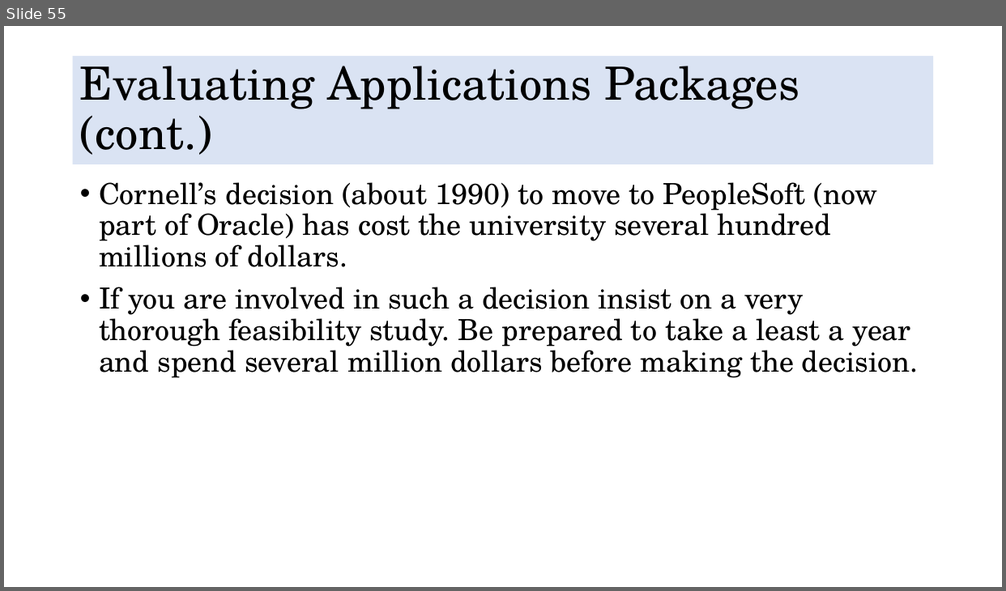
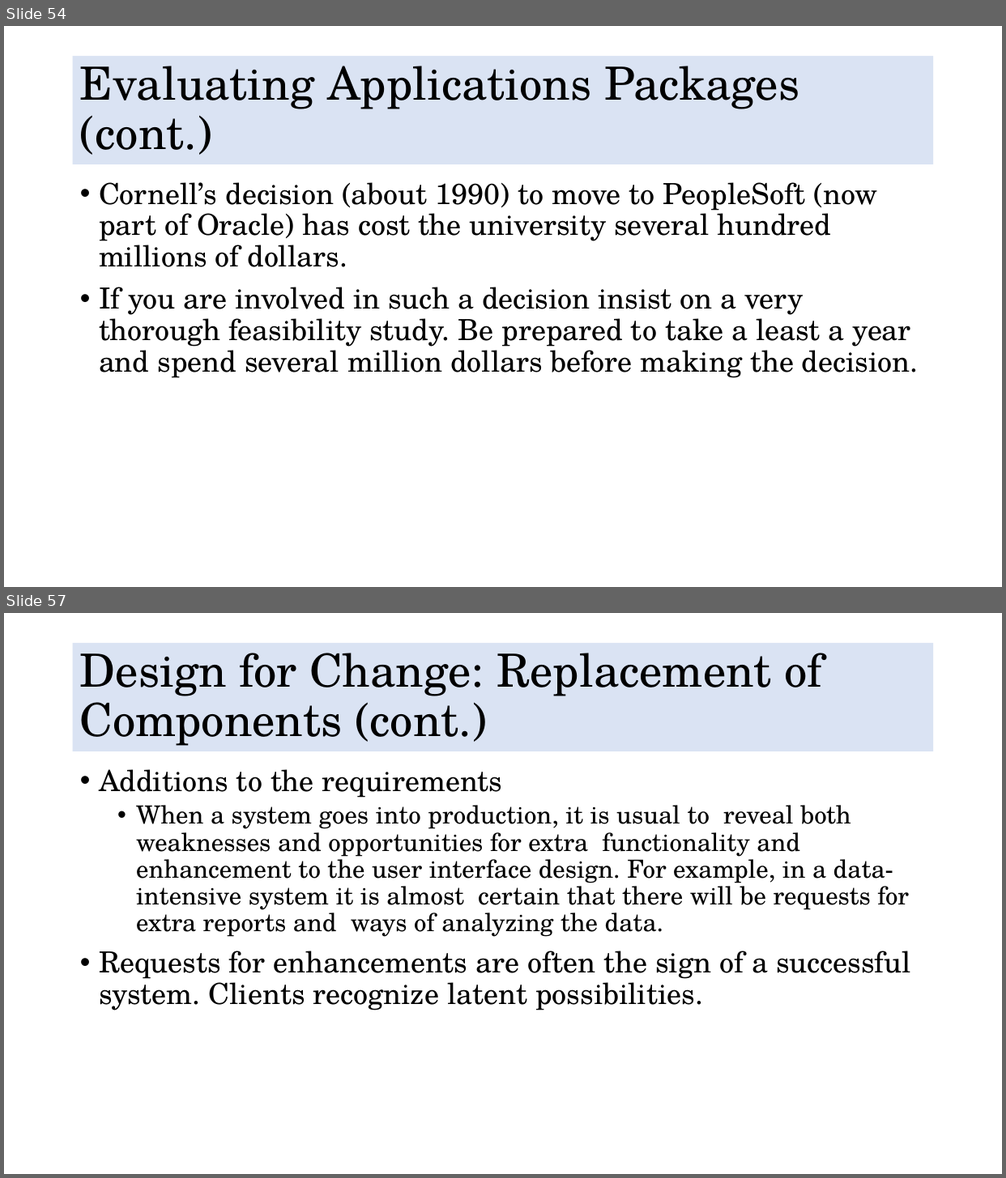
Before and after one commit to DuyDesmond/Multidisciplinary-Project-VGU-FY, a slide deck: Tuesday Morning Theory/Multidisciplinary Projects p4b.pptx. Shown one above the other, each under a label of ours: slide 55 before the commit, slides 54 and 57 after it; the slides between them are not shown. The pictures are 1006x591 and 1006x1178 pixels, drawn with LibreOffice and Linux fonts; fonts in the diff are those of the drawing. Boxes give left, top, right and bottom in pixels: in the first picture for what was removed or moved away, otherwise in the second. Text is boxed around its words. In the diff, an @@ line names an element or a change of style, - is before the commit and + after.

```diff
--- a/Tuesday Morning Theory/Multidisciplinary Projects p4b.pptx
+++ b/Tuesday Morning Theory/Multidisciplinary Projects p4b.pptx
@@ slide 57 added at (x1=4, y1=613, x2=1002, y2=1174), background #FFFFFF @@
@@ title added at (x1=73, y1=643, x2=934, y2=752), fill #DAE3F3, 44 pt, text #000000 @@
+Design for Change: Replacement of Components (cont.)
@@ text added at (x1=99, y1=769, x2=911, y2=1011), 24 pt, text #000000 @@
+• Additions to the requirements
+  • When a system goes into production, it is usual to reveal both weaknesses and opportunities for extra functionality and enhancement to the user interface design. For example, in a data-intensive system it is almost certain that there will be requests for extra reports and ways of analyzing the data.
+• Requests for enhancements are often the sign of a successful system. Clients recognize latent possibilities.
@@ what was slide 55 is now slide 54 @@
```
Also in this commit, not shown: 1 slide changed, 14 other slides added, 1 slide removed, 26 other files.
